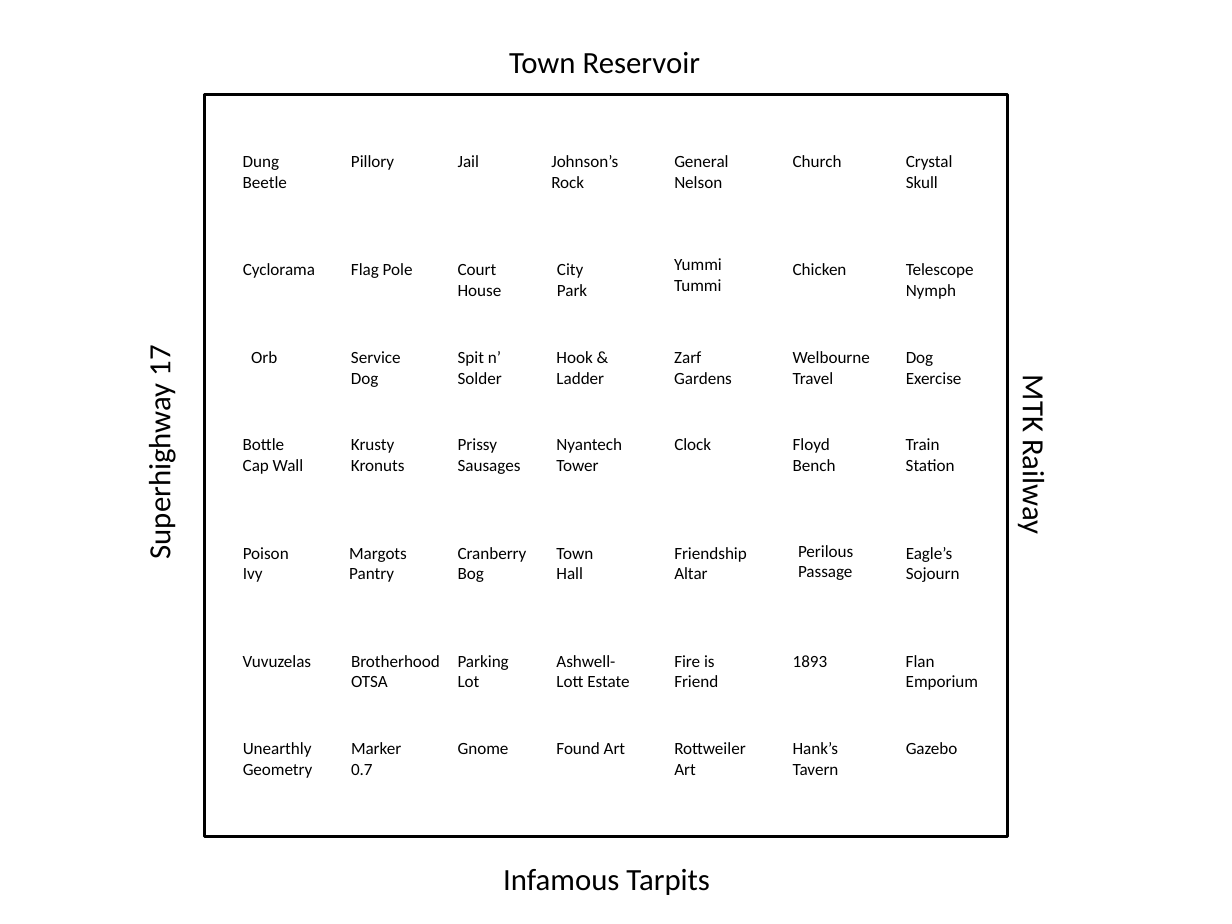
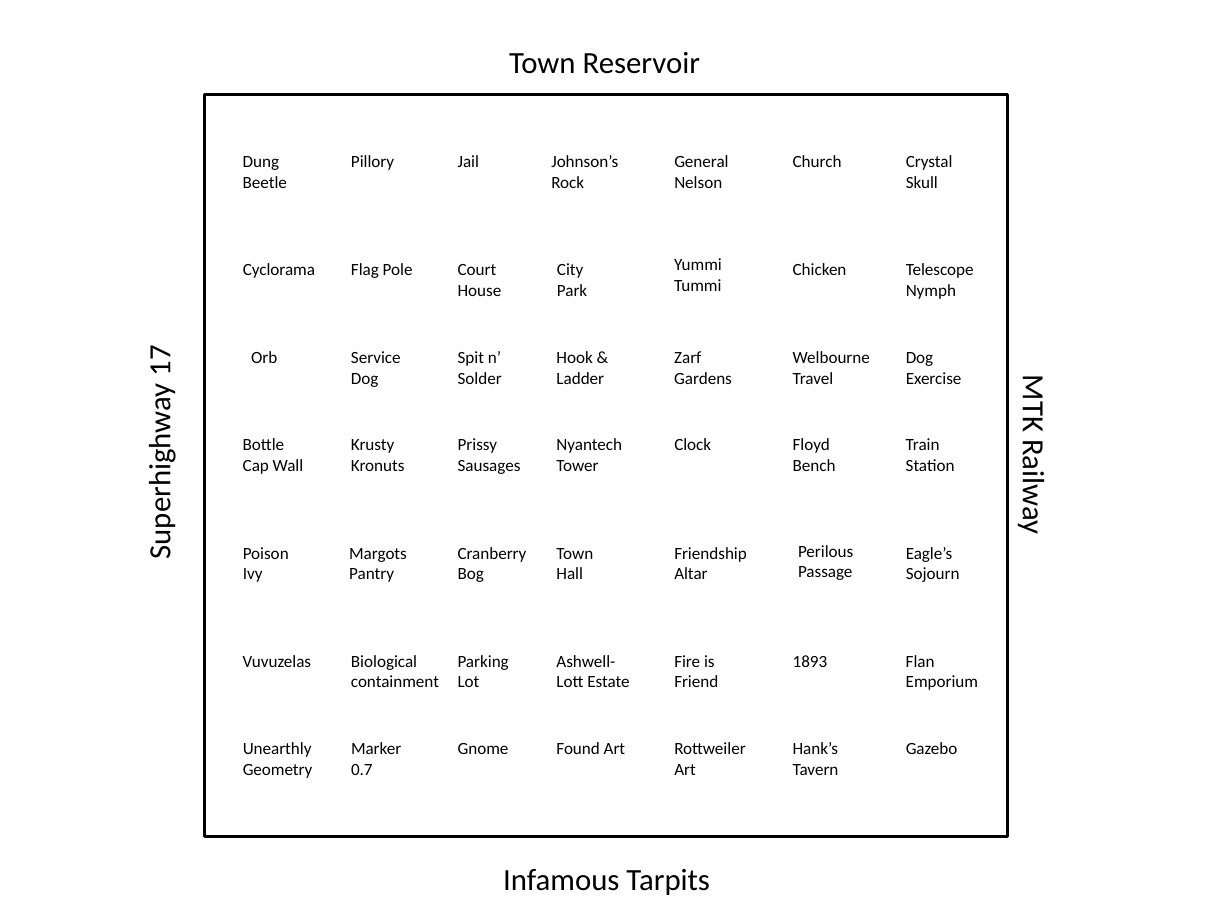
Before and after one commit to sussman/pogoman-go, a slide deck: slide 5 of diagrams.pptx. Drawn at 1232x924 pixels with LibreOffice and Linux fonts; fonts in the diff are those of the drawing. Boxes give left, top, right and bottom in pixels: in the first picture for what was removed or moved away, otherwise in the second. Text is boxed around its words. In the diff, an @@ line names an element or a change of style, - is before the commit and + after.

```diff
--- a/diagrams.pptx
+++ b/diagrams.pptx
@@ text at box(351, 655, 439, 687): text changed @@
-Brotherhood
-OTSA
+Biological
+containment
```
Also in this commit, not shown: 1 other slide changed, 2 other files.
